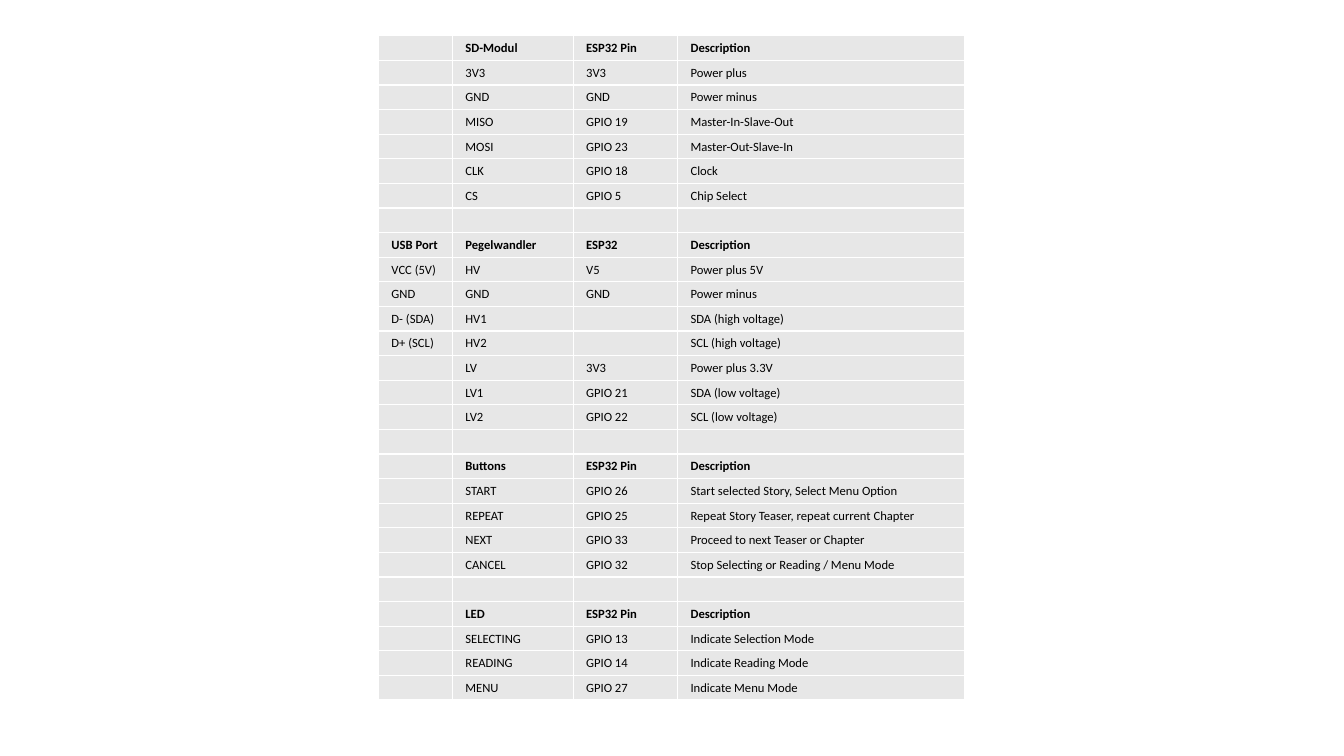
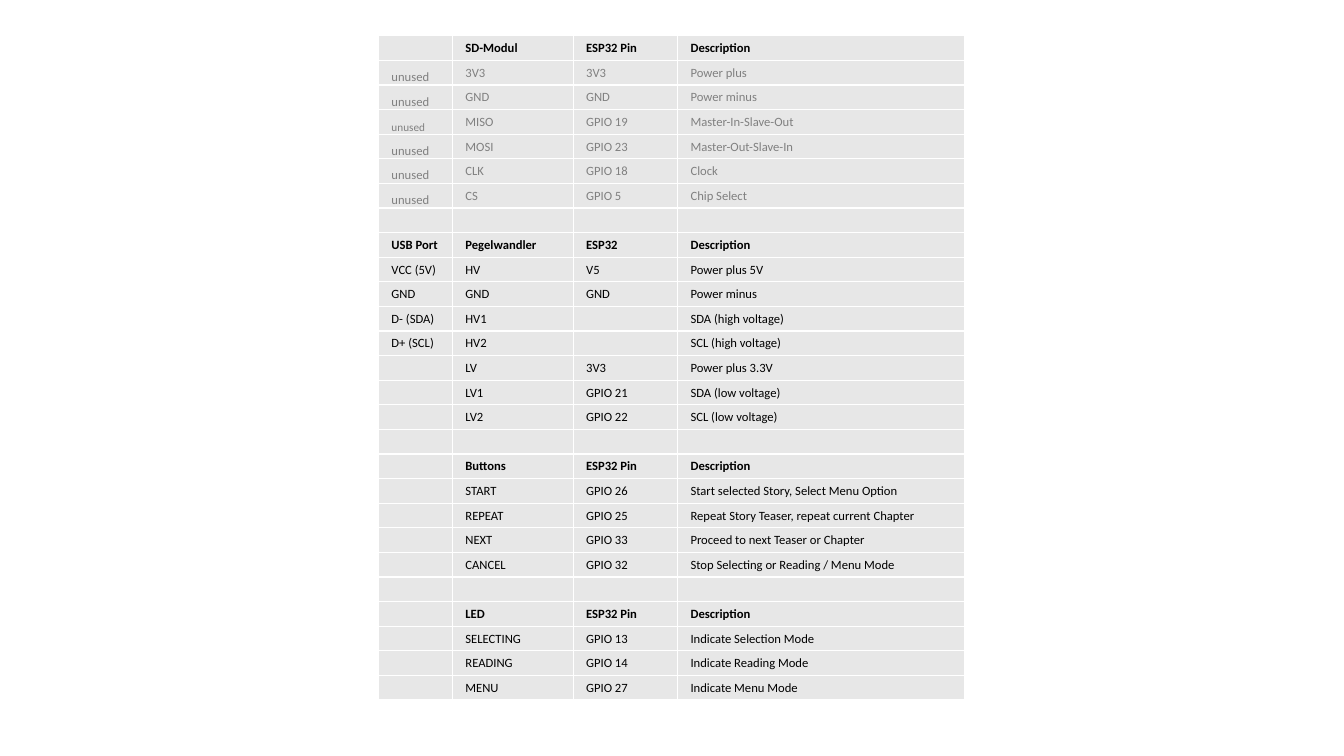
Before and after one commit to jeskes/activityboard, a slide deck: slide 46 of Activityboard.pptx. Drawn at 1344x756 pixels with LibreOffice and Linux fonts; fonts in the diff are those of the drawing. Boxes give left, top, right and bottom in pixels: in the first picture for what was removed or moved away, otherwise in the second. Text is boxed around its words. In the diff, an @@ line names an element or a change of style, - is before the commit and + after.

```diff
--- a/Activityboard.pptx
+++ b/Activityboard.pptx
@@ table at bbox=[379, 35, 966, 701] @@
-row 2, column 1: 
+row 2, column 1: unused
-row 3, column 1: 
+row 3, column 1: unused
-row 4, column 1: 
+row 4, column 1: unused
-row 5, column 1: 
+row 5, column 1: unused
-row 6, column 1: 
+row 6, column 1: unused
-row 7, column 1: 
+row 7, column 1: unused
@@ text colour #000000 to #808080 in "3V3", "3V3", "Power plus", "GND" and 14 more places @@
```
Also in this commit, not shown: 8 other files.
